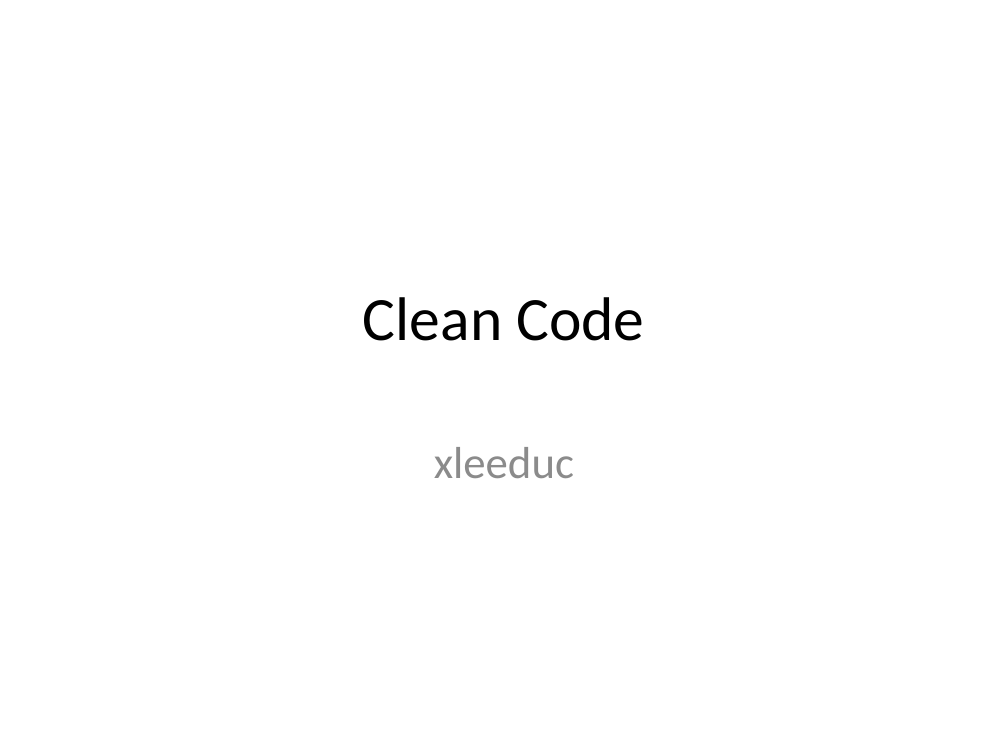
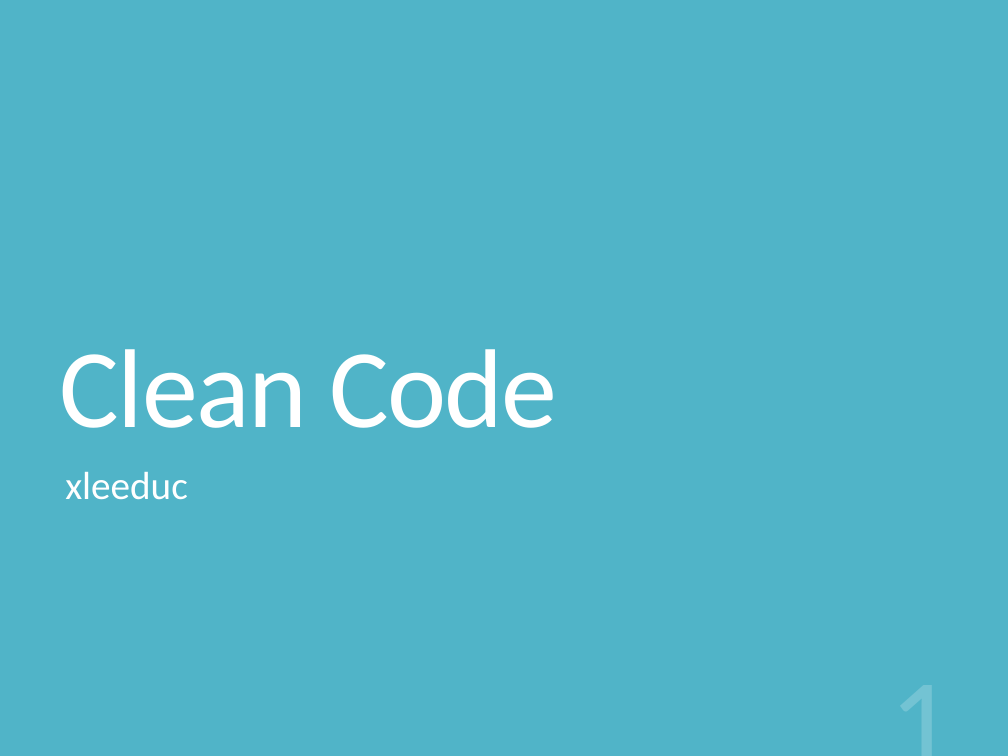
Before and after one commit to Monkey-D-Kid/CleanCode, a slide deck: slide 1 of CleanCode.pptx. Drawn at 1008x756 pixels with LibreOffice and Linux fonts; fonts in the diff are those of the drawing. Boxes give left, top, right and bottom in pixels: in the first picture for what was removed or moved away, otherwise in the second. Text is boxed around its words. In the diff, an @@ line names an element or a change of style, - is before the commit and + after.

```diff
--- a/CleanCode.pptx
+++ b/CleanCode.pptx
@@ background #FFFFFF to #50B4C8 @@
@@ title "Clean Code": place and size @@
-title "Clean Code" at <box>363,297,644,341</box>
+title "Clean Code" at <box>60,349,557,428</box>
@@ title "Clean Code" at <box>60,349,557,428</box>: size 44 to 80 pt, text colour #000000 to #FFFFFF, letter spacing 0 to -1.2 pt; alignment centre to left; line spacing 1 to 0.8; vertical alignment middle to bottom @@
@@ subtitle "xleeduc": place and size @@
-subtitle "xleeduc" at <box>434,447,574,478</box>
+subtitle "xleeduc" at <box>65,472,188,500</box>
@@ subtitle "xleeduc" at <box>65,472,188,500</box>: size 32 to 28 pt, text colour #8C8C8C to #FFFFFF; alignment centre to left; line spacing 1 to 0.85; more space between paragraphs @@
@@ page number added at <box>721,643,963,756</box>, 90 pt, text #FFFFFF at 20% opacity @@
+1
```
Also in this commit, not shown: 1 other slide changed, 5 slides added, 2 slides removed, 1 other file.
